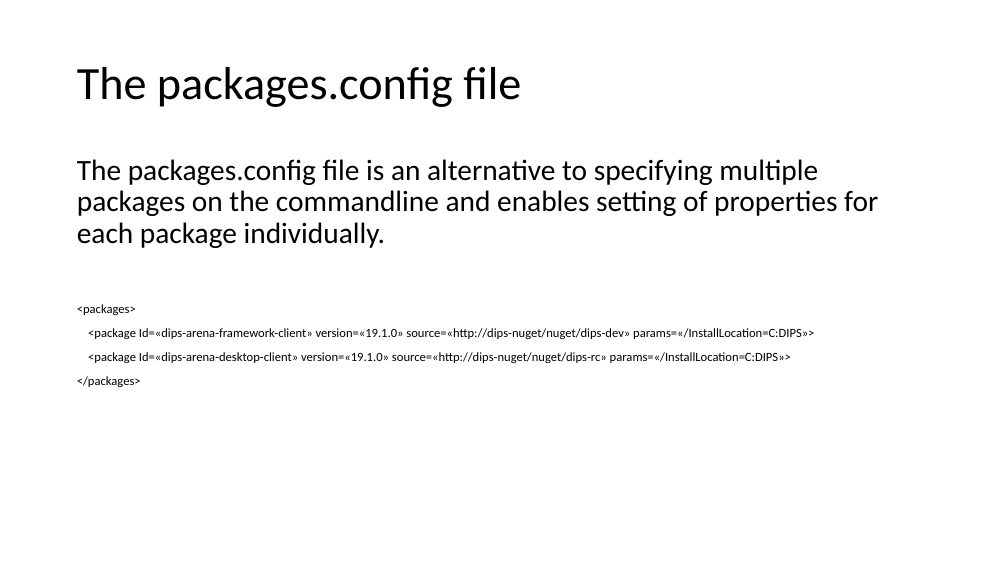
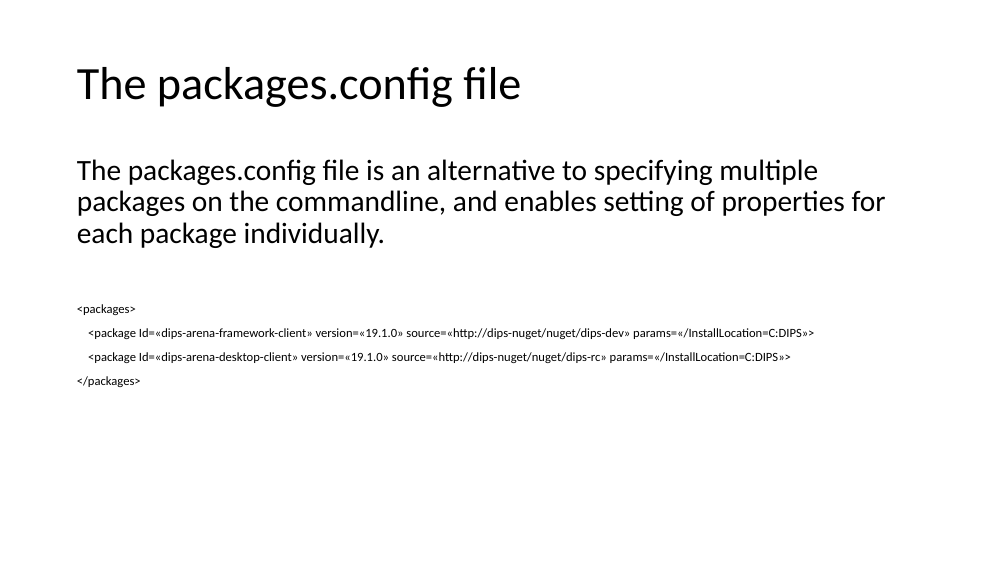
Before and after one commit to DIPSAS/InstallationTech, a slide deck: slide 37 of docs/InstallationCourse.pptx (slide 32 before the commit). Drawn at 1008x567 pixels with LibreOffice and Linux fonts; fonts in the diff are those of the drawing. Boxes give left, top, right and bottom in pixels: in the first picture for what was removed or moved away, otherwise in the second. Text is boxed around its words. In the diff, an @@ line names an element or a change of style, - is before the commit and + after.

```diff
--- a/docs/InstallationCourse.pptx
+++ b/docs/InstallationCourse.pptx
@@ text at bbox=[77, 159, 886, 248]: text changed @@
-The packages.config file is an alternative to specifying multiple packages on the commandline and enables setting of properties for each package individually.
+The packages.config file is an alternative to specifying multiple packages on the commandline, and enables setting of properties for each package individually.
```
Also in this commit, not shown: 12 other slides changed, 5 slides added.
